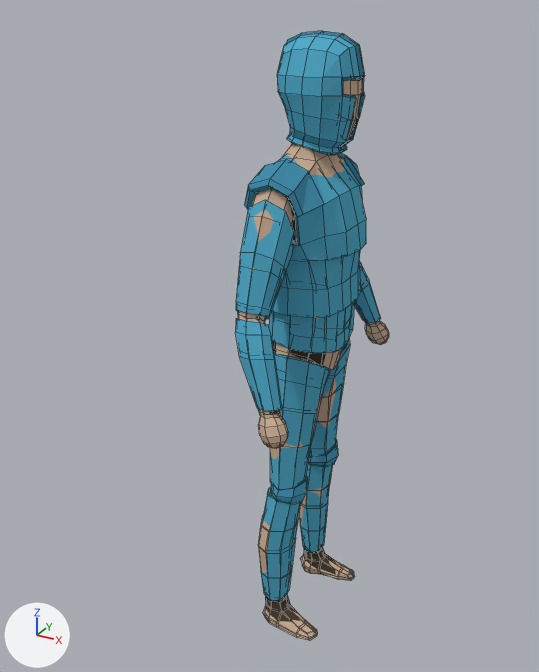
The Blender file Assets/Characters/LowPolyCharacter.blend: old version first, new version second.
The view is the same before and after, from a 50 mm camera at (0.91, -1.923, 1.959) aimed at (-0.036, -0.204, 1.099). The axes (+X, +Y, +Z) are drawn at lower left. The lights are the same throughout. Mesh edges are drawn as thin lines.

Script lines for the objects in view, before the commit:
```python
ob_boots = bpy.data.objects.new('Boots', me_cube_003)
ob_boots.location = (0.0, 0.0, 0.0)
ob_character = bpy.data.objects.new('Character', me_cube)
ob_character.location = (0.0, 0.0, 0.0)
ob_helmet = bpy.data.objects.new('Helmet', me_cube_006)
ob_helmet.location = (0.009, 0.0, 1.77)
ob_helmet.scale = (0.162, 0.162, 0.162)
ob_platebody = bpy.data.objects.new('Platebody', me_cube_005)
ob_platebody.location = (-0.009, 0.0, 1.309)
ob_platelegs = bpy.data.objects.new('Platelegs', me_cube_007)
ob_platelegs.location = (-0.018, 0.0, 0.647)
```
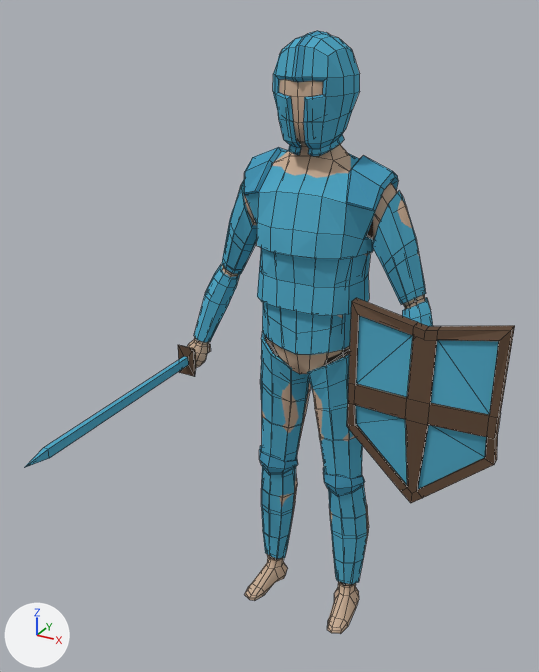
The change in detail:
Material 'Wood' (mat_wood) is new.
Its base color is (0.13, 0.08, 0.052) (brown #655040).
me_cube is used by ob_character; location (0.0, 0.0, 0.0).
me_cube had 348 vertices, 330 faces and spanned x -0.14..0.13, y 0.0..0.43, z 0.0..1.88.
me_cube now has 660 vertices, 658 faces and spans x -0.14..0.13, y -0.43..0.43, z 0.0..1.88.
me_cube part 1: 312 vertices added at x -0.14..0.13, y -0.43..-0.01, z 0.0..1.87.
me_cube part 2: 330 kept faces spanning x -0.14..0.13, y 0.0..0.43, z 0.0..1.88 are now shaded smooth.
me_cube_003 is used by ob_boots; location (0.0, 0.0, 0.0).
me_cube_003 had 49 vertices, 45 faces and spanned x -0.08..0.121, y 0.105..0.192, z 0.001..0.096.
me_cube_003 now has 49 vertices, 45 faces and spans x -0.089..0.132, y 0.096..0.201, z 0.001..0.104.
me_cube_003 part 3: 48 of 49 vertices moved; they spanned x -0.08..0.121, y 0.105..0.192, z 0.001..0.096 and now span x -0.089..0.132, y 0.096..0.201, z 0.001..0.104; mean shift (0.001, 0.0, 0.004); largest move (0.098, 0.18, 0.018) -> (0.107, 0.186, 0.024).
Mesh me_cube_008 is new.
It has 134 vertices, 136 faces and spans x -0.22..0.218, y -0.069..0.039, z -0.31..0.281.
Faces by material slot: [120, 16].
It uses material mat_wood (brown #655040).
It uses material mat_metal (cyan #54aac8).
Mesh me_plane_001 is new.
It has 25 vertices, 25 faces and spans x -0.028..0.033, y -0.76..0.063, z -0.049..0.052.
Faces by material slot: [8, 17].
It uses material mat_metal (cyan #54aac8).
It uses material mat_wood (brown #655040).
Object 'Character' (ob_character) loses its MIRROR modifier named 'Mirror'.
Modifier setting removed (it was use_axis = (False, True, False)).
Modifier setting removed (it was use_clip = True).
Object 'Character' (ob_character) turns from (0, 0, 0) to (0, 0, -90) degrees about x, y and z.
Object 'Boots' (ob_boots) turns from (0, 0, 0) to (0, 0, -90) degrees about x, y and z.
Object 'Boots' (ob_boots) is now hidden.
Object 'Platelegs' (ob_platelegs) moves from (-0.018, 0.0, 0.647) to (0.0, 0.018, 0.647).
Object 'Platelegs' (ob_platelegs) turns from (0, 0, 0) to (0, 0, -90) degrees about x, y and z.
Object 'Platebody' (ob_platebody) moves from (-0.009, 0.0, 1.309) to (0.0, 0.009, 1.309).
Object 'Platebody' (ob_platebody) turns from (0, 0, 0) to (0, 0, -90) degrees about x, y and z.
Object 'Helmet' (ob_helmet) moves from (0.009, 0.0, 1.77) to (0.0, -0.009, 1.77).
Object 'Helmet' (ob_helmet) turns from (0, 0, 0) to (0, 0, -90) degrees about x, y and z.
Object 'Kiteshield' (ob_kiteshield) is new; it shows me_cube_008.
Its location is (0.396, -0.076, 0.939).
Object 'Sword' (ob_sword) is new; it shows me_plane_001.
Its location is (-0.381, -0.079, 0.913).

Location of each change, (x1, y1, x2, y2) in pixels of the pictures (539 x 672 px):
'Platebody', moved, turned: before (235, 153, 381, 414); after (194, 147, 433, 355)
'Kiteshield', added: after (347, 298, 515, 503)
    faces in mat_metal (cyan #54aac8): (355, 316, 499, 489)
    faces in mat_wood (brown #655040): (347, 298, 515, 503)
'Platelegs', moved, turned: before (260, 340, 350, 601); after (259, 332, 367, 586)
'Character', reshaped, turned, modifiers changed: before (238, 79, 389, 641); after (187, 79, 425, 634)
'Helmet', moved, turned: before (277, 31, 365, 155); after (273, 31, 360, 156)
'Sword', added (cyan): after (24, 344, 211, 468)
    faces in mat_metal (cyan #54aac8): (24, 357, 189, 468)
    faces in mat_wood (brown #655040): (178, 344, 211, 377)
'Boots', hidden: before (265, 547, 339, 622)
part 1 of me_cube, added: after (187, 79, 311, 601)
part 2 of me_cube, shading changed: before (238, 79, 389, 641); after (297, 81, 425, 634)
